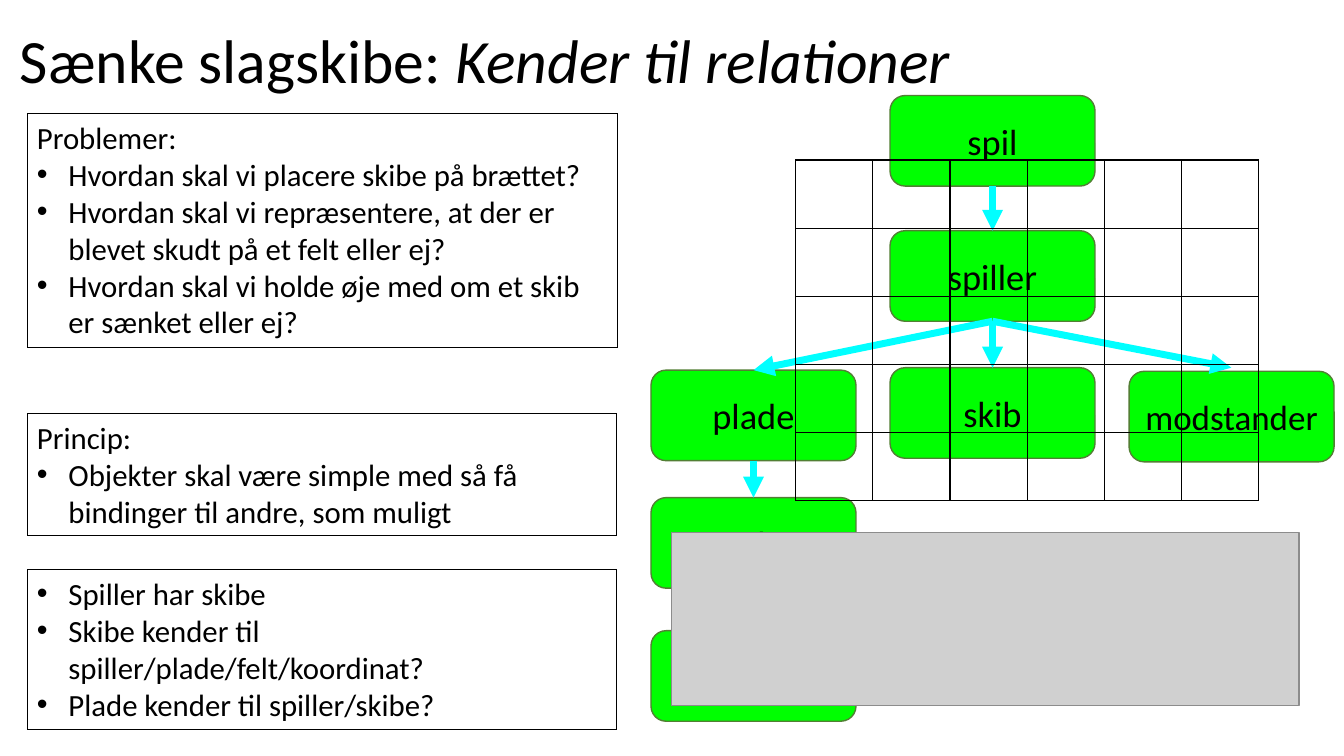
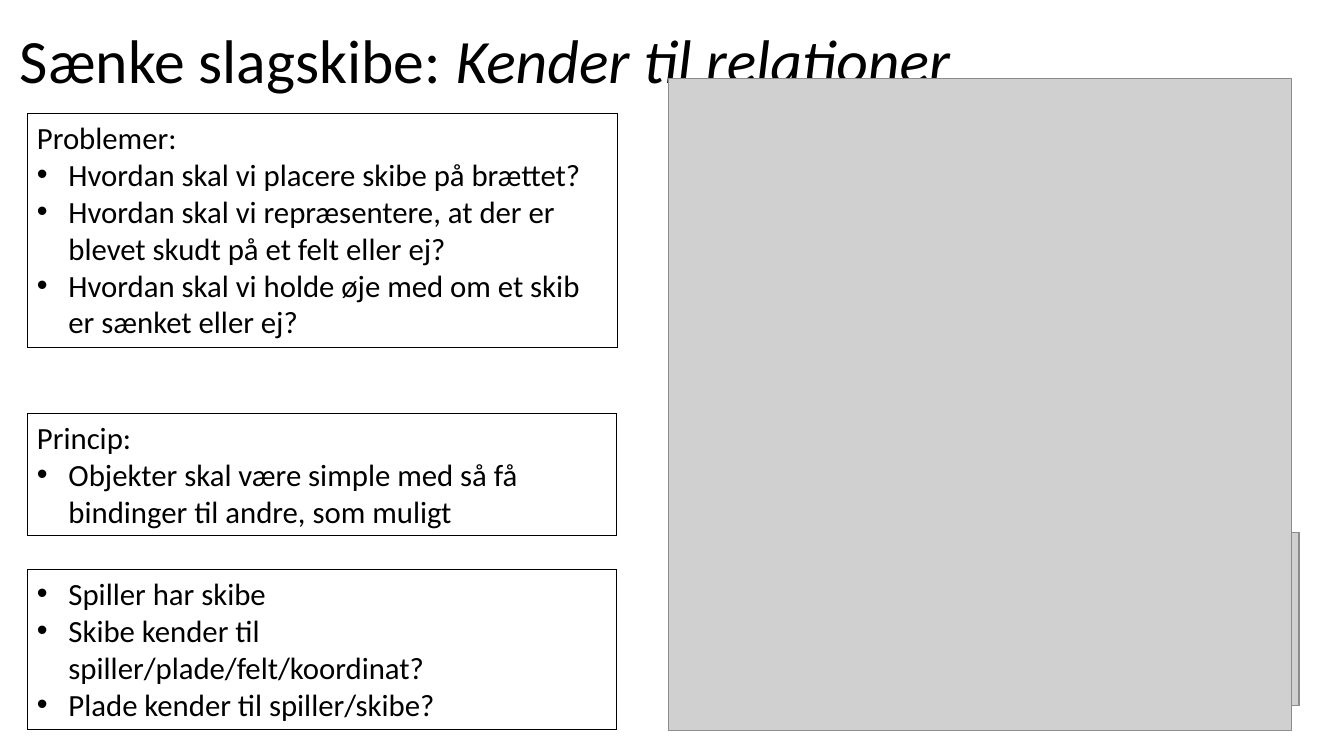
Before and after one commit to fisterloegsovs/pop22, a slide deck: slide 19 of lectures/13.1-3/lecture13.1.pptx (slide 16 before the commit). Drawn at 1344x756 pixels with LibreOffice and Linux fonts; fonts in the diff are those of the drawing; grey boxes stand for pictures. Boxes give left, top, right and bottom in pixels: in the first picture for what was removed or moved away, otherwise in the second. Text is boxed around its words. In the diff, an @@ line names an element or a change of style, - is before the commit and + after.

```diff
--- a/lectures/13.1-3/lecture13.1.pptx
+++ b/lectures/13.1-3/lecture13.1.pptx
@@ picture added at (669,79,1293,731) @@
@@ table removed at (796,160,1261,501), 5 rows, 6 columns @@
- |  |  |  |  | 
- |  |  |  |  | 
- |  |  |  |  | 
- |  |  |  |  | 
- |  |  |  |  | 
@@ group removed at (650,96,1334,722): 7 rounded rectangles, 5 arrows, 1 rectangle @@
-spil
-felt
-plade
-skib
-spiller
-modstander
```
Also in this commit, not shown: 2 other slides changed, 4 slides added, 1 slide removed, 7 other files.
